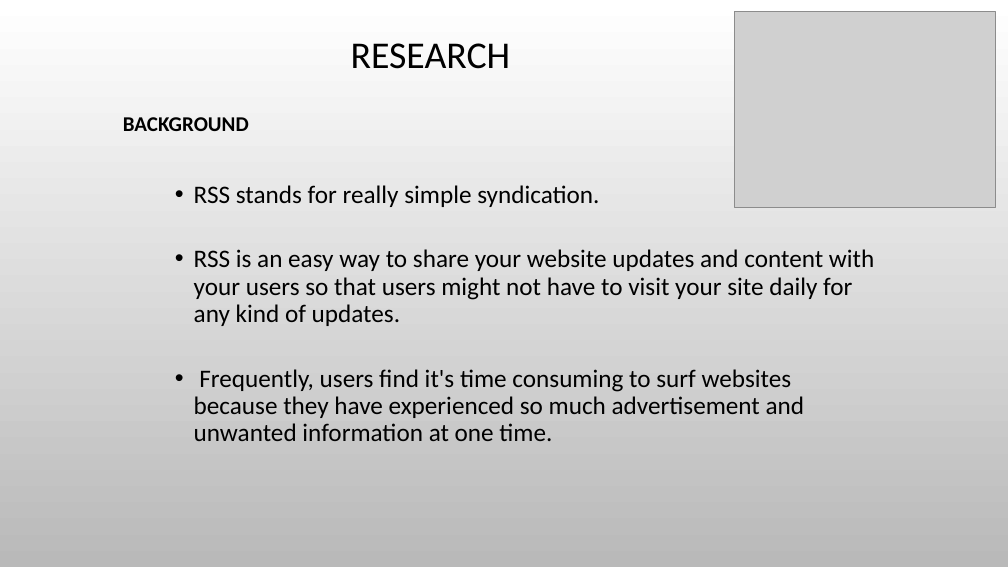
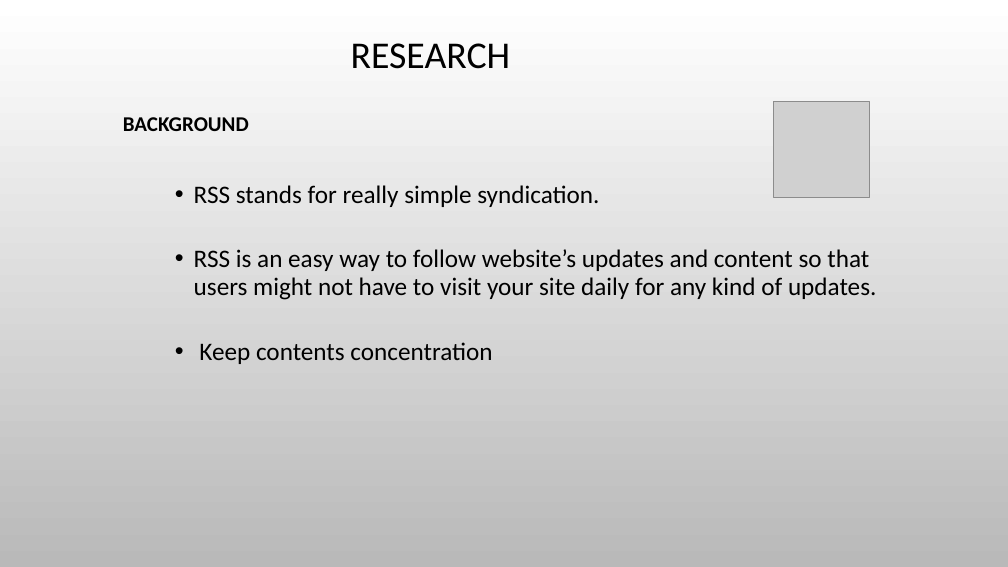
Before and after one commit to paceuniversity/CS6392015team5, a slide deck: slide 3 of ProjectCS639.pptx. Drawn at 1008x567 pixels with LibreOffice and Linux fonts; fonts in the diff are those of the drawing; grey boxes stand for pictures; background and template pictures are left out. Boxes give left, top, right and bottom in pixels: in the first picture for what was removed or moved away, otherwise in the second. Text is boxed around its words. In the diff, an @@ line names an element or a change of style, - is before the commit and + after.

Commit message:
replace old rss logo icon with new and round corner icon. clean words and format in slides 1-5.

```diff
--- a/ProjectCS639.pptx
+++ b/ProjectCS639.pptx
@@ picture removed at (735, 11, 996, 207) @@
@@ picture added at (773, 101, 869, 197) @@
@@ text at (194, 249, 876, 364): text changed @@
-  • RSS is an easy way to share your website updates and content with your users so that users might not have to visit your site daily for any kind of updates.
-  • Frequently, users find it's time consuming to surf websites because they have experienced so much advertisement and unwanted information at one time.
+  • RSS is an easy way to follow website’s updates and content so that users might not have to visit your site daily for any kind of updates.
+  • Keep contents concentration
```
Also in this commit, not shown: 4 other slides changed.
